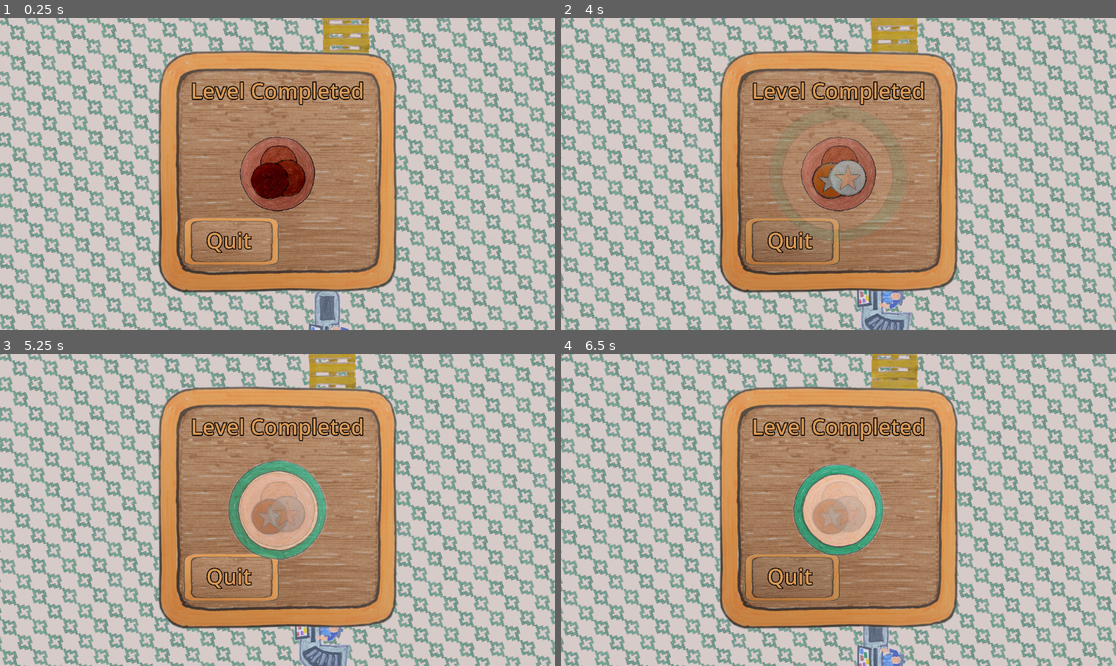
Above: before the commit, frames 1-4 (two rows, left to right).
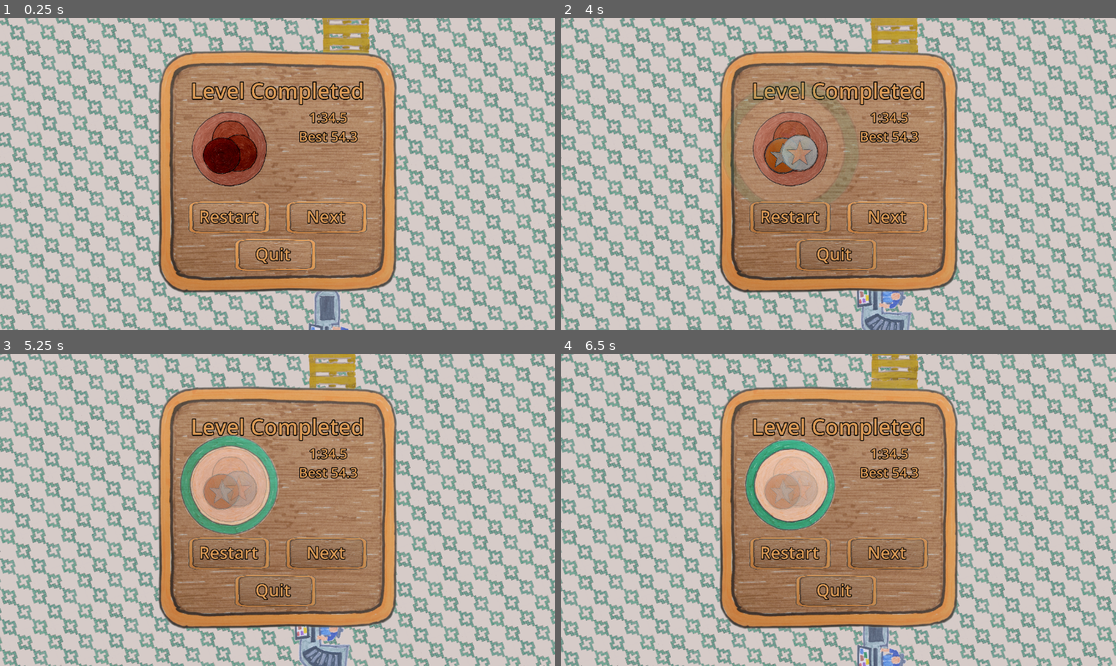
Above: after the commit, the same moments.

Repository: MathieuVavrille/market-drift
Game: Godot game, scene res://main.tscn
Same seed, same stepped clock (60 frames per second), same inputs: the game is played once before the commit and once after it.
Inputs (mouse positions are in pixels of both pictures, inside the frame that each line leads up to):
- Up to frame 1 (0.25 s): no input
- Up to frame 2 (4 s): click (794, 242) at 0.52 s; click (794, 217) at 1.27 s; tap Enter (ui_accept) at 2, 2.27, 2.75, 3.02 s; move the mouse to (960, 158) at 2.02 s; hold Right (ui_right) 2.03-2.78 s; hold Ctrl (turn) 2.03-2.78 s; move the mouse to (727, 189) at 2.77 s; hold Down (ui_down) 2.78-3.53 s; tap Ctrl (turn) at 2.85 s; move the mouse to (894, 105) at 3.52 s; hold Right (ui_right) from 3.53 s (still down); hold Ctrl (turn) from 3.53 s (still down)
- Up to frame 3 (5.25 s): move the mouse to (249, 572) at 4.27 s; release Right (ui_right) at 4.28 s; release Ctrl (turn) at 4.28 s; hold Up (ui_up) 4.28-5.03 s; tap Ctrl (turn) at 4.35 s; tap Enter (ui_accept) at 4.52 s; move the mouse to (444, 556) at 5.02 s; hold Left (ui_left) from 5.03 s (still down); hold Ctrl (turn) from 5.03 s (still down)
- Up to frame 4 (6.5 s): keep holding Left (ui_left); tap Enter (ui_accept) at 5.27, 6.02 s; move the mouse to (672, 463) at 5.77 s; release Ctrl (turn) at 5.78 s; tap Ctrl (turn) at 5.85 s

The runs differ from the first frame. In frame 1, 13% of the frame differs, in the area x 30-70%, y 14-85%; in frame 2, 13%; in frame 3, 15%; in frame 4, 14%.

Commit message:
menu advancing

Diff:
--- a/ui/level_end.tscn
+++ b/ui/level_end.tscn
@@ -1,9 +1,18 @@
-[gd_scene load_steps=5 format=3 uid="uid://bs2mg5xyq08mw"]
+[gd_scene load_steps=8 format=3 uid="uid://bs2mg5xyq08mw"]
 
 [ext_resource type="PackedScene" uid="uid://b4ob6ydx3acs" path="res://ui/multi_medal.tscn" id="1_32sc8"]
 [ext_resource type="Script" uid="uid://be80mm2gtg5v7" path="res://ui/level_end.gd" id="1_ukl6e"]
 [ext_resource type="Texture2D" uid="uid://ch4m151xhp43u" path="res://assets/ui/menu_background.png" id="1_vkghd"]
-[ext_resource type="PackedScene" uid="uid://cshjw5w1n760w" path="res://ui/my_button.tscn" id="4_vymvp"]
+[ext_resource type="PackedScene" uid="uid://cshjw5w1n760w" path="res://ui/shaded_button.tscn" id="4_vymvp"]
+
+[sub_resource type="RectangleShape2D" id="RectangleShape2D_ukl6e"]
+size = Vector2(30, 300)
+
+[sub_resource type="RectangleShape2D" id="RectangleShape2D_vymvp"]
+size = Vector2(348.5, 13)
+
+[sub_resource type="RectangleShape2D" id="RectangleShape2D_ovx2h"]
+size = Vector2(438, 26.5)
 
 [node name="LevelEnd" type="CanvasLayer"]
 script = ExtResource("1_ukl6e")
@@ -34,14 +43,6 @@
 scale = Vector2(0.5, 0.5)
 texture = ExtResource("1_vkghd")
 
-[node name="MyButton" parent="Control" instance=ExtResource("4_vymvp")]
-layout_mode = 1
-offset_left = -196.0
-offset_top = 89.0
-offset_right = 804.0
-offset_bottom = 1109.0
-scale = Vector2(0.2, 0.1)
-
 [node name="LevelCompleted" type="Label" parent="Control"]
 layout_mode = 1
 anchors_preset = 8
@@ -69,40 +70,162 @@
 anchor_top = 0.5
 anchor_right = 0.5
 anchor_bottom = 0.5
-offset_left = -180.0
-offset_top = -204.0
-offset_right = 849.0
-offset_bottom = -29.0
-grow_horizontal = 2
-grow_vertical = 2
-scale = Vector2(0.35, 0.35)
-theme_override_colors/font_color = Color(0.847059, 0.596078, 0.333333, 1)
-theme_override_colors/font_outline_color = Color(0, 0, 0, 1)
-theme_override_constants/outline_size = 20
-theme_override_font_sizes/font_size = 128
-text = "Level Completed"
-
-[node name="Quit" type="Label" parent="Control"]
-layout_mode = 1
-anchors_preset = 8
-anchor_left = 0.5
-anchor_top = 0.5
-anchor_right = 0.5
-anchor_bottom = 0.5
-offset_left = -148.0
-offset_top = 107.0
-offset_right = 120.0
-offset_bottom = 282.0
-grow_horizontal = 2
-grow_vertical = 2
-scale = Vector2(0.35, 0.35)
-theme_override_colors/font_color = Color(0.847059, 0.596078, 0.333333, 1)
-theme_override_colors/font_outline_color = Color(0, 0, 0, 1)
-theme_override_constants/outline_size = 20
-theme_override_font_sizes/font_size = 128
+offset_left = -25.0
+offset_top = -137.0
+offset_right = 721.0
+offset_bottom = 228.0
+grow_horizontal = 2
+grow_vertical = 2
+scale = Vector2(0.35, 0.35)
+theme_override_colors/font_color = Color(0.847059, 0.596078, 0.333333, 1)
+theme_override_colors/font_outline_color = Color(0, 0, 0, 1)
+theme_override_constants/outline_size = 17
+theme_override_font_sizes/font_size = 80
+text = "1:34.5
+Best 54.3"
+horizontal_alignment = 1
+
+[node name="MultiMedal" parent="Control" instance=ExtResource("1_32sc8")]
+position = Vector2(-100, -52)
+scale = Vector2(1.6, 1.6)
+
+[node name="Restart" type="Node2D" parent="Control"]
+position = Vector2(-96, 91)
+
+[node name="Button" parent="Control/Restart" instance=ExtResource("4_vymvp")]
+anchors_preset = 0
+anchor_left = 0.0
+anchor_top = 0.0
+anchor_right = 0.0
+anchor_bottom = 0.0
+offset_left = -90.0
+offset_top = -35.0
+offset_right = 910.0
+offset_bottom = 985.0
+grow_horizontal = 1
+grow_vertical = 1
+scale = Vector2(0.18, 0.07)
+metadata/_edit_use_anchors_ = true
+
+[node name="Label" type="Label" parent="Control/Restart"]
+anchors_preset = 8
+anchor_left = 0.5
+anchor_top = 0.5
+anchor_right = 0.5
+anchor_bottom = 0.5
+offset_left = -67.0
+offset_top = -27.0
+offset_right = 283.0
+offset_bottom = 110.0
+grow_horizontal = 2
+grow_vertical = 2
+scale = Vector2(0.35, 0.35)
+theme_override_colors/font_color = Color(0.847059, 0.596078, 0.333333, 1)
+theme_override_colors/font_outline_color = Color(0, 0, 0, 1)
+theme_override_constants/outline_size = 17
+theme_override_font_sizes/font_size = 100
+text = "Restart"
+
+[node name="Next" type="Node2D" parent="Control"]
+position = Vector2(106, 91)
+
+[node name="Button" parent="Control/Next" instance=ExtResource("4_vymvp")]
+anchors_preset = 0
+anchor_left = 0.0
+anchor_top = 0.0
+anchor_right = 0.0
+anchor_bottom = 0.0
+offset_left = -90.0
+offset_top = -35.0
+offset_right = 910.0
+offset_bottom = 985.0
+grow_horizontal = 1
+grow_vertical = 1
+scale = Vector2(0.18, 0.07)
+metadata/_edit_use_anchors_ = true
+
+[node name="Label" type="Label" parent="Control/Next"]
+anchors_preset = 8
+anchor_left = 0.5
+anchor_top = 0.5
+anchor_right = 0.5
+anchor_bottom = 0.5
+offset_left = -46.0
+offset_top = -27.0
+offset_right = 184.0
+offset_bottom = 110.0
+grow_horizontal = 2
+grow_vertical = 2
+scale = Vector2(0.35, 0.35)
+theme_override_colors/font_color = Color(0.847059, 0.596078, 0.333333, 1)
+theme_override_colors/font_outline_color = Color(0, 0, 0, 1)
+theme_override_constants/outline_size = 17
+theme_override_font_sizes/font_size = 100
+text = "Next"
+
+[node name="Quit" type="Node2D" parent="Control"]
+position = Vector2(0, 169)
+
+[node name="Button" parent="Control/Quit" instance=ExtResource("4_vymvp")]
+anchors_preset = 0
+anchor_left = 0.0
+anchor_top = 0.0
+anchor_right = 0.0
+anchor_bottom = 0.0
+offset_left = -90.0
+offset_top = -35.0
+offset_right = 910.0
+offset_bottom = 985.0
+grow_horizontal = 1
+grow_vertical = 1
+scale = Vector2(0.18, 0.07)
+metadata/_edit_use_anchors_ = true
+
+[node name="Label" type="Label" parent="Control/Quit"]
+anchors_preset = 8
+anchor_left = 0.5
+anchor_top = 0.5
+anchor_right = 0.5
+anchor_bottom = 0.5
+offset_left = -46.0
+offset_top = -27.0
+offset_right = 184.0
+offset_bottom = 110.0
+grow_horizontal = 2
+grow_vertical = 2
+scale = Vector2(0.35, 0.35)
+theme_override_colors/font_color = Color(0.847059, 0.596078, 0.333333, 1)
+theme_override_colors/font_outline_color = Color(0, 0, 0, 1)
+theme_override_constants/outline_size = 17
+theme_override_font_sizes/font_size = 100
 text = "Quit"
 
-[node name="MultiMedal" parent="Control" instance=ExtResource("1_32sc8")]
-scale = Vector2(1.6, 1.6)
-
-[connection signal="pressed" from="Control/MyButton" to="." method="_on_my_button_pressed"]
+[node name="Node2D" type="Node2D" parent="."]
+
+[node name="CollisionShape2D" type="CollisionShape2D" parent="Node2D"]
+position = Vector2(576, 347)
+shape = SubResource("RectangleShape2D_ukl6e")
+
+[node name="CollisionShape2D2" type="CollisionShape2D" parent="Node2D"]
+position = Vector2(779, 319)
+shape = SubResource("RectangleShape2D_ukl6e")
+
+[node name="CollisionShape2D3" type="CollisionShape2D" parent="Node2D"]
+position = Vector2(375, 348)
+shape = SubResource("RectangleShape2D_ukl6e")
+
+[node name="CollisionShape2D4" type="CollisionShape2D" parent="Node2D"]
+position = Vector2(581, 453)
+shape = SubResource("RectangleShape2D_vymvp")
+
+[node name="CollisionShape2D5" type="CollisionShape2D" parent="Node2D"]
+position = Vector2(594, 366.75)
+shape = SubResource("RectangleShape2D_ovx2h")
+
+[node name="CollisionShape2D6" type="CollisionShape2D" parent="Node2D"]
+position = Vector2(593, 180)
+shape = SubResource("RectangleShape2D_ovx2h")
+
+[connection signal="pressed" from="Control/Restart/Button" to="." method="_on_my_button_pressed"]
+[connection signal="pressed" from="Control/Next/Button" to="." method="_on_my_button_pressed"]
+[connection signal="pressed" from="Control/Quit/Button" to="." method="_on_my_button_pressed"]
--- a/ui/my_button.tscn
+++ b/ui/shaded_button.tscn
@@ -1,9 +1,9 @@
 [gd_scene load_steps=3 format=3 uid="uid://cshjw5w1n760w"]
 
 [ext_resource type="Texture2D" uid="uid://ch4m151xhp43u" path="res://assets/ui/menu_background.png" id="1_0fbet"]
-[ext_resource type="Script" uid="uid://hal0dei8bhc3" path="res://ui/my_button.gd" id="1_4uj76"]
+[ext_resource type="Script" uid="uid://hal0dei8bhc3" path="res://ui/shaded_button.gd" id="1_4uj76"]
 
-[node name="MyButton" type="TextureButton"]
+[node name="ShadedButton" type="TextureButton"]
 anchors_preset = 8
 anchor_left = 0.5
 anchor_top = 0.5
Binary file changed: assets/ui/menu_background.png
Renamed: ui/my_button.gd -> ui/shaded_button.gd
Renamed: ui/my_button.gd.uid -> ui/shaded_button.gd.uid
